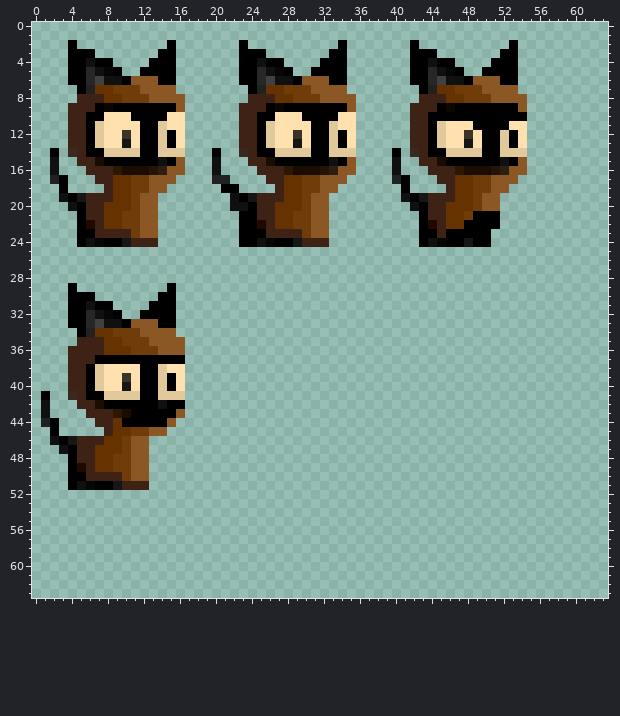
One commit to this pixel-art sprite: images/player-sheet2.png. Above is the file before it was changed.
The file is 64x64 pixels. Pixels under 10% opacity are left out. Colours within 5 levels of each other are drawn and written as one. The old version is drawn lined up with the new one.
The result:
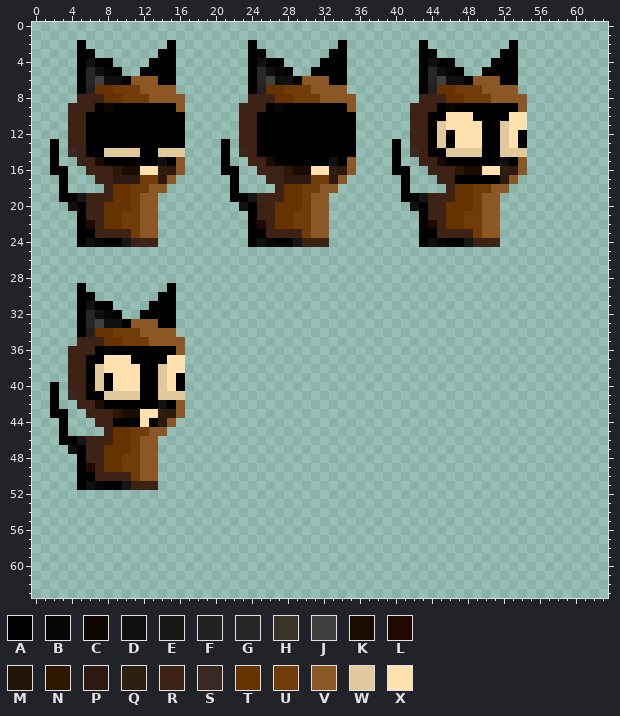
Palette (. is transparent): A #000000  B #060606  C #0c0600  D #101010  E #161616  F #212121  G #272727  H #393328  J #404040  K #1a0d00  L #210900  M #221508  N #2e1700  P #2d1910  Q #2c1f12  R #3f2216  S #3b2820  T #663300  U #703d0a  V #8b5825  W #e2c99c  X #fee1ae
What changed:
drawings rearranged on the sheet (the old picture shows each at its new place; 3 dropped ones are not shown)
@@ x 2..45 @@
  1 ............................................
- 2 ..A..........A.......A..........A.......A...
- 3 ..AAA.......AA.......AAA.......AA.......AAA.
- 4 ..AADAA....AAA.......AADAA....AAA.......AADA
- 5 ..AAGDBA..AAAA.......AAGDBA..AAAA.......AAGD
- 6 ..AAGJDDAVVVAA.......AAGJDDAVVVAA.......AAGJ
+ 2 ...A.........A........A.........A........A..
+ 3 ...AA.......AA........AA.......AA........AA.
+ 4 ...ADAA....AAA........ADAA....AAA........ADA
+ 5 ...AGDBA..AAAA........AGDBA..AAAA........AGD
+ 6 ...AGJDDAVVVAA........AGJDDAVVVAA........AGJ
  7 ...AFTTUUUVVVV........AFTTUUUVVVV........AFT
@@ x 0..63 @@
  9 ....RRRACAAAAAAAV......RRRACAAAAAAAV......RRRACAAAAAAAV.........
-10 ....RRAAXXXAAAAXX......RRAAXXXAAAAXX......RRAAAAAAAAAAA.........
-11 ....RRAWXXXXAAWXX......RRAWXXXXAAWXX......RRAWXXXAAAAXX.........
-12 ....RRAWXXHXAAWAX......RRAWXXHXAAWAX......RRAWXXHXAAWAX.........
-13 ....RRAWXXEXAAWAX......RRAWXXEXAAWAX......RRAWXXEXAAWAX.........
-14 ..A.SRAAWWWWAAWWW...A..SRAAWWWWAAWWW....A.SRAAWWWWAAWWW.........
-15 ..D..RRKAAAAAADAV...D...RRKAAAAAADAV....D..RRKAAAAAADAV.........
-16 ..D...RRRNKKKMQVV...D....RRRNKKKMQVV....D...RRRNKKKMQVV.........
-17 ..FA...RRTTUUVVV....FF....RRTTUUVVV.....FA...RRTTUUVVV..........
-18 ...A....RTTUUVV......AA....RTTUUVV.......A....RTTUUVV...........
-19 ...DAERRRTTUVV........DAERRRTTUVV........DAERRRTTUVV............
-20 ....DARRTTTUVV........DDARRTTTUVV.........DARRTTTUVV............
-21 .....ARRTTUUVV.........AARRTTUUVV..........ARRTTUAAA............
-22 .....ALRTTUUVV.........AALRTTUUVV..........ALRTTAAAA............
-23 .....AARRRRUVV.........AAARRRRUVV..........AARAAAAA.............
-24 .....ADBAAERRR.........AADBAAERRR..........ADBAAEAA.............
+10 ....RRAAAAAAAAAAA......RRAAAAAAAAAAA......RRAAXXXAAAAXX.........
+11 ....RRAAAAAAAAAAA......RRAAAAAAAAAAA......RRAWXXXXAAWXX.........
+12 ....RRAAAAAAAAAAA......RRAAAAAAAAAAA......RRAWAXXXAAWXA.........
+13 ..A.RRAAAAAAAAAAA....A.RRAAAAAAAAAAA....A.RRAWAXXXAAWXA.........
+14 ..A.SRAAWWWWAAWWW....A.SRAAAAAAAAAAA....A.SRAAWWWWAAWWW.........
+15 ..A..RRKAAAAAADAV....A..RRKAAAAAADAV....A..RRKAAAAAADAV.........
+16 ..AA..RRRNKKXXQPV....AA..RRRNKKXXQPV....AA..RRRNKKXXQPV.........
+17 ...A...RRPPPUUPV......A...RRPPPUUPV......A...RRAAAAAPV..........
+18 ...A....RTTUUVV.......A....RTTUUVV.......A....RTTUUVV...........
+19 ...AAERRRTTUVV........AAERRRTTUVV........AAERRRTTUVV............
+20 ....DARRTTTUVV.........DARRTTTUVV.........DARRTTTUVV............
+21 .....ARRTTUUVV..........ARRTTUUVV..........ARRTTUUVV............
+22 .....ALRTTUUVV..........ALRTTUUVV..........ALRTTUUVV............
+23 .....AARRRRUVV..........AARRRRUVV..........AARRRRUVV............
+24 .....ADBAAERRR..........ADBAAERRR..........ADBAAERRR............
 25 ................................................................
@@ x 0..18 @@
 28 ...................
-29 ....A..........A...
-30 ....AAA.......AA...
-31 ....AADAA....AAA...
-32 ....AAGDBA..AAAA...
-33 ....AAGJDDAVVVAA...
+29 .....A.........A...
+30 .....AA.......AA...
+31 .....ADAA....AAA...
+32 .....AGDBA..AAAA...
+33 .....AGJDDAVVVAA...
 34 .....AFTTUUUVVVV...
 35 .....RRRTTUUUVVVV..
-36 ....RRRRTTTUUUVVV..
-37 ....RRRAAAAAAAAAA..
+36 ....RRRACAAAAAAAV..
+37 ....RRAAXXXAAAAXX..
 38 ....RRAWXXXXAAWXX..
-39 ....RRAWXXHXAAWAX..
-40 ....RRAWXXEXAAWAX..
-41 .A..SRAAWWWWAAWWW..
-42 .D...RRKAAAAAADAA..
-43 .D....RRRNKAAAAAV..
-44 .FA....RRTAAAAAV...
-45 ..A.....RTTUUVV....
-46 ..DAERRRTTUVV......
-47 ...DARRTTTUVV......
-48 ....ARRTTUUVV......
-49 ....ALRTTUUVV......
-50 ....AARRRRUVV......
-51 ....ADBAAERRR......
+39 ....RRAWAXXXAAWXA..
+40 ..A.RRAWAXXXAAWXA..
+41 ..A.SRAAWWWWAAWWW..
+42 ..A..RRKAAAAAADAV..
+43 ..AA..RRRNKKXXQPV..
+44 ...A...RRAAAXAPV...
+45 ...A....RTTUUVV....
+46 ...AAERRRTTUVV.....
+47 ....DARRTTTUVV.....
+48 .....ARRTTUUVV.....
+49 .....ALRTTUUVV.....
+50 .....AARRRRUVV.....
+51 .....ADBAAERRR.....
 52 ...................
Boxes around the changes in both pictures, in picture pixels (x1, y1, x2, y2):
changed: (50, 40, 356, 247)
changed: (410, 40, 527, 184)
changed: (392, 139, 410, 202)
changed: (446, 211, 500, 247)
changed: (41, 283, 185, 490)
